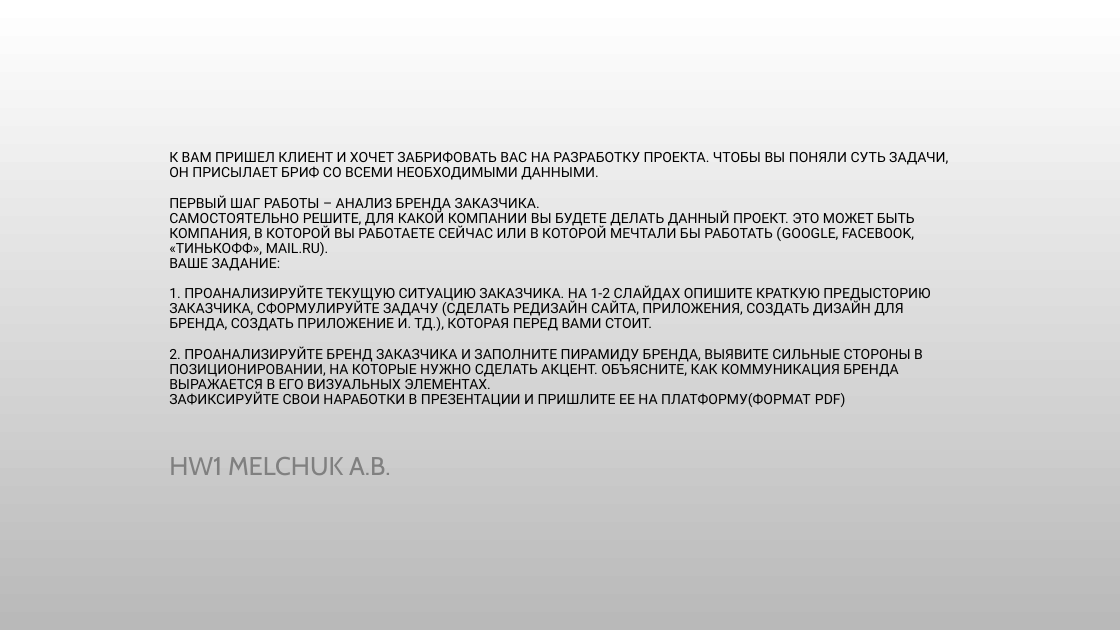
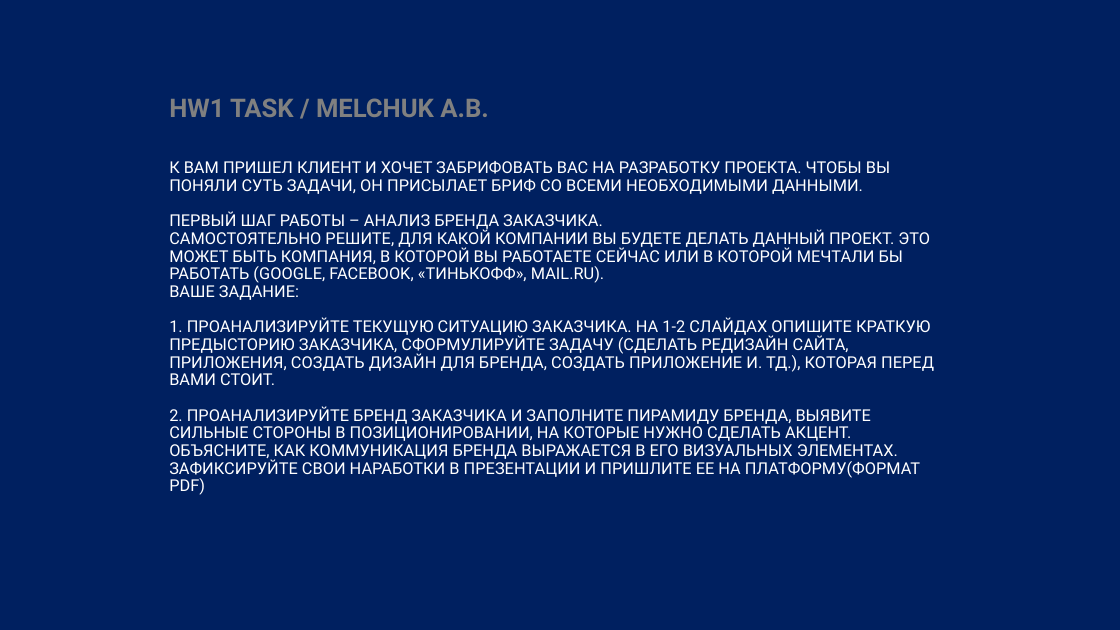
Before and after one commit to mindblower5000/gu-ui-ux, a slide deck: slide 1 of hw1-melchuk.pptx. Drawn at 1120x630 pixels with LibreOffice and Linux fonts; fonts in the diff are those of the drawing; background and template pictures are left out. Boxes give left, top, right and bottom in pixels: in the first picture for what was removed or moved away, otherwise in the second. Text is boxed around its words. In the diff, an @@ line names an element or a change of style, - is before the commit and + after.

```diff
--- a/hw1-melchuk.pptx
+++ b/hw1-melchuk.pptx
@@ background picture (left out) to #002060 @@
@@ subtitle at box(169, 98, 489, 117): text changed; font Cabin to Roboto; bold on @@
-HW1 MELCHUK A.B.
+HW1 TASK / MELCHUK A.B.
@@ title "К ВАМ ПРИШЕЛ КЛИЕНТ И ...": place and size @@
-title "К ВАМ ПРИШЕЛ КЛИЕНТ И ..." at box(169, 151, 948, 407)
+title "К ВАМ ПРИШЕЛ КЛИЕНТ И ..." at box(169, 161, 934, 495)
@@ title "К ВАМ ПРИШЕЛ КЛИЕНТ И ..." at box(169, 161, 934, 495): size 12 to 14 pt, text colour #000000 to #FFFFFF @@
```
Also in this commit, not shown: 3 slides added, 1 slide removed, 2 other files.
